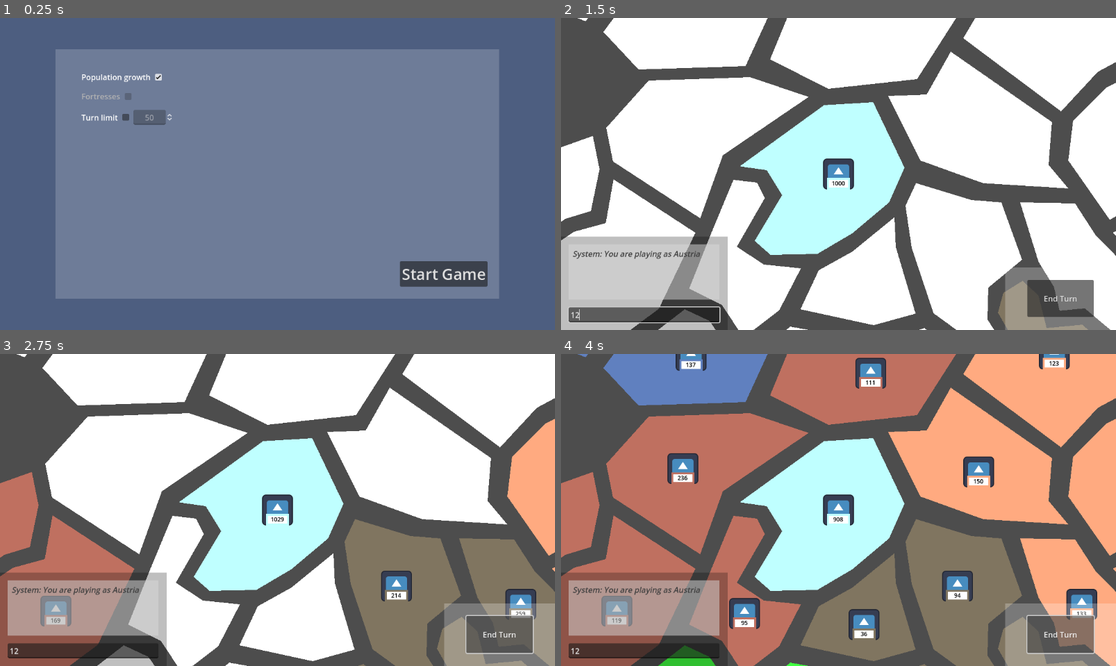
Above: before the commit, frames 1-4 (two rows, left to right).
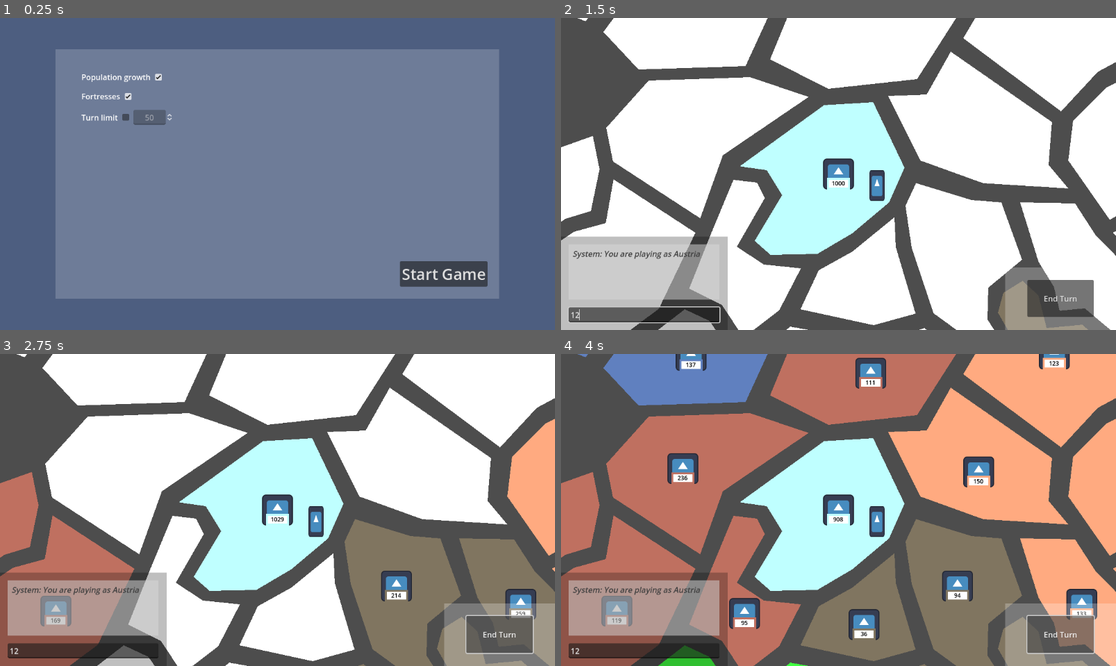
Above: after the commit, the same moments.

Repository: SamTheBlow/grand-strategy-game
Game: Godot game, scene res://scenes/main.tscn
Two runs of this game, one before a commit and one after it. Both use one fixed random seed, a clock stepped at 60 frames per second and the inputs below. The engine's default icon, where the game draws it, is replaced by a stand-in: a white triangle on a blue panel in a dark square.
Inputs (mouse positions are in pixels of both pictures, inside the frame that each line leads up to):
- Up to frame 1 (0.25 s): no input
- Up to frame 2 (1.5 s): click "Start Game" at 0.5 s; click (644, 314) at 1.27 s; type "12" at 1.35 s
- Up to frame 3 (2.75 s): click "End Turn" at 2 s
- Up to frame 4 (4 s): click "End Turn" at 2.75 s; click "End Turn" at 3.5 s

The runs differ from the first frame. In frame 1, less than 0.1% of the frame differs, in the area x 14-24%, y 24-27%; in frame 2, 0.3%, in the area x 55-59%, y 48-59%; in frame 3, 0.3%; in frame 4, 0.3%.

Commit message:
Add fortresses (rule & visuals)

Diff:
--- a/GrandStrategyGame/scenes/main_menu/lobby.tscn
+++ b/GrandStrategyGame/scenes/main_menu/lobby.tscn
@@ -88,13 +88,12 @@
 
 [node name="Label" type="Label" parent="HBoxContainer/Spacing75/MarginContainer/ScrollContainer/HBoxContainer/VBoxContainer/HBoxContainer2"]
 layout_mode = 2
-theme_override_colors/font_color = Color(0.701961, 0.701961, 0.701961, 1)
 text = "Fortresses"
 
 [node name="FortressesCheckBox" type="CheckBox" parent="HBoxContainer/Spacing75/MarginContainer/ScrollContainer/HBoxContainer/VBoxContainer/HBoxContainer2"]
 unique_name_in_owner = true
 layout_mode = 2
-disabled = true
+button_pressed = true
 
 [node name="Spacing2" type="Control" parent="HBoxContainer/Spacing75/MarginContainer/ScrollContainer/HBoxContainer/VBoxContainer"]
 custom_minimum_size = Vector2(0, 8)
--- a/GrandStrategyGame/scripts/fortress.gd
+++ b/GrandStrategyGame/scripts/fortress.gd
@@ -1,16 +1,12 @@
 class_name Fortress
 extends Node2D
-# In the future, methods could be added to build/destroy the fortress
 
 
-var is_built: bool = false : set = set_is_built
-
-
-func init(is_built_: bool, position_: Vector2) -> void:
-	is_built = is_built_
-	position = position_
-
-
-func set_is_built(value: bool) -> void:
-	visible = value
-	is_built = value
+static func new_fortress(
+		scene: PackedScene,
+		input_position: Vector2
+) -> Fortress:
+	var fortress := scene.instantiate() as Fortress
+	fortress.name = "Fortress"
+	fortress.position = input_position + Vector2(80.0, 56.0)
+	return fortress
--- a/GrandStrategyGame/scripts/provinces/province.gd
+++ b/GrandStrategyGame/scripts/provinces/province.gd
@@ -9,6 +9,7 @@
 # Nodes
 var armies: Armies
 var population: Population
+var buildings: Node2D
 
 # Other data
 var links: Array[Province] = []
@@ -40,6 +41,12 @@
 		population.add_child(PopulationGrowth.new())
 
 	add_child(population)
+
+
+func setup_buildings() -> void:
+	buildings = Node2D.new()
+	buildings.name = "Buildings"
+	add_child(buildings)
 
 
 func province_shape() -> ProvinceShapePolygon2D:
@@ -96,6 +103,10 @@
 	return links.has(province)
 
 
+func _has_fortress() -> bool:
+	return buildings.get_node_or_null("Fortress") != null
+
+
 static func from_json(json_data: Dictionary, game_state: GameState) -> Province:
 	var province := preload("res://scenes/province.tscn").instantiate() as Province
 	province.id = json_data["id"]
@@ -112,15 +123,23 @@
 	province.set_owner_country(
 			game_state.countries.country_from_id(json_data["owner_country_id"])
 	)
-	province.setup_population(
-			json_data["population"]["size"],
-			game_state.rules.population_growth
-	)
 	province.setup_armies(Vector2(
 			json_data["position_army_host_x"],
 			json_data["position_army_host_y"]
 	))
 	province.armies.setup_from_json(json_data["armies"], game_state)
+	province.setup_population(
+			json_data["population"]["size"],
+			game_state.rules.population_growth
+	)
+	province.setup_buildings()
+	for building: String in json_data["buildings"]:
+		if building == "fortress":
+			var fortress: Fortress = Fortress.new_fortress(
+					preload("res://scenes/fortress.tscn") as PackedScene,
+					province.armies.position_army_host - province.global_position
+			)
+			province.buildings.add_child(fortress)
 	return province
 
 
@@ -136,12 +155,17 @@
 		shape_vertices_x.append(shape_vertices[i].x)
 		shape_vertices_y.append(shape_vertices[i].y)
 
+	var buildings_data: Array = []
+	if _has_fortress():
+		buildings_data.append("fortress")
+
 	return {
 		"id": id,
 		"shape": {"x": shape_vertices_x, "y": shape_vertices_y},
 		"position": {"x": position.x, "y": position.y},
 		"armies": armies.as_json(),
 		"population": population.as_json(),
+		"buildings": buildings_data,
 		"links": links_json,
 		"owner_country_id": _owner_country.id,
 		"position_army_host_x": armies.position_army_host.x,
--- a/GrandStrategyGame/test_data/world_maps/scenario1.gd
+++ b/GrandStrategyGame/test_data/world_maps/scenario1.gd
@@ -91,12 +91,19 @@
 		province.set_shape(shape.polygon)
 		province.position = shape.position
 
+		var is_starting_province: bool = false
+		var starting_province_country_id: int
+		for j in starting_provinces.size():
+			if starting_provinces[j] == i:
+				is_starting_province = true
+				starting_province_country_id = j
+				break
+
 		# Owner
-		var starting_provinces_size: int = starting_provinces.size()
-		for j in starting_provinces_size:
-			if starting_provinces[j] == i:
-				province.set_owner_country(countries.country_from_id(j))
-				break
+		if is_starting_province:
+			province.set_owner_country(
+					countries.country_from_id(starting_province_country_id)
+			)
 
 		# Population
 		var population_size: int = 10 + randi() % 90
@@ -115,6 +122,15 @@
 			army.setup(1000)
 
 			province.armies.add_army(army)
+
+		# Buildings
+		province.setup_buildings()
+		if game_rules.fortresses and is_starting_province:
+			var fortress: Fortress = Fortress.new_fortress(
+					preload("res://scenes/fortress.tscn") as PackedScene,
+					province.armies.position_army_host - province.global_position
+			)
+			province.buildings.add_child(fortress)
 
 		world.provinces.add_province(province)
 
